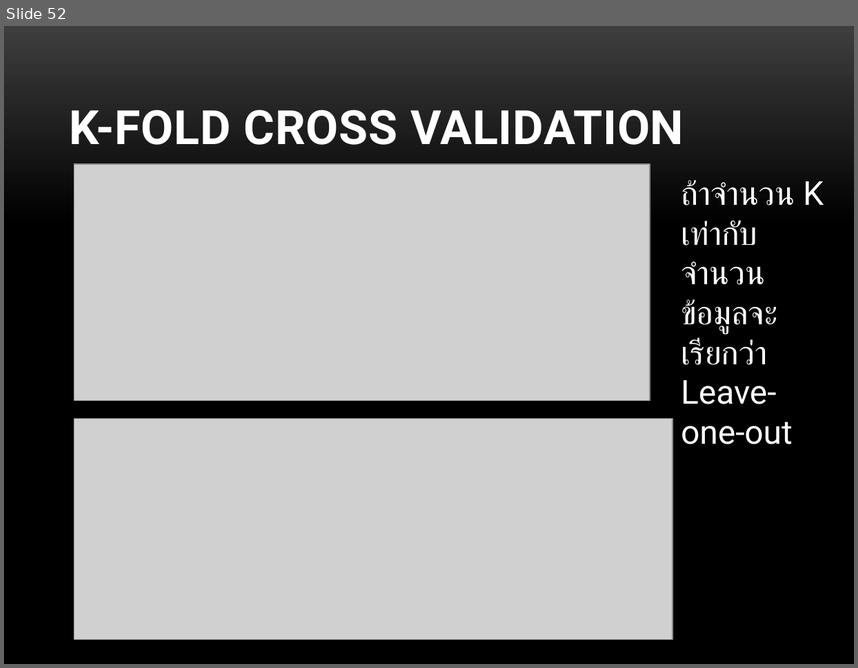
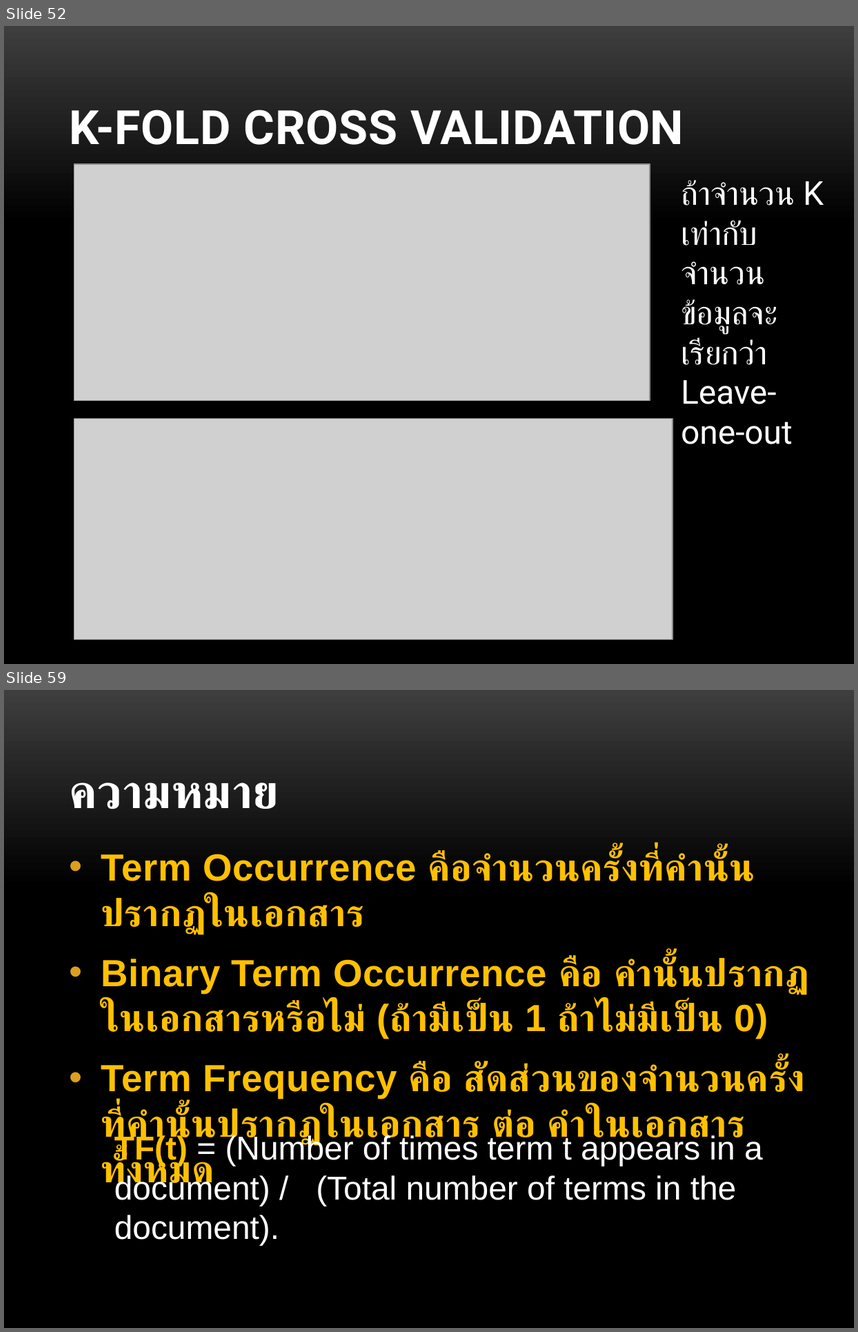
Before and after one commit to bkasinee/CLSM, a slide deck: MY_SM_CLASSIFY.pptx. Shown one above the other, each under a label of ours: slide 52 before the commit, slides 52 and 59 after it; the slides between them are not shown. The pictures are 858x668 and 858x1332 pixels, drawn with LibreOffice and Linux fonts; fonts in the diff are those of the drawing; grey boxes stand for pictures; background and template pictures are left out. Boxes give left, top, right and bottom in pixels: in the first picture for what was removed or moved away, otherwise in the second. Text is boxed around its words. In the diff, an @@ line names an element or a change of style, - is before the commit and + after.

```diff
--- a/MY_SM_CLASSIFY.pptx
+++ b/MY_SM_CLASSIFY.pptx
@@ slide 59 added at [4,690,854,1328], background picture (left out) @@
@@ title added at [69,782,279,809], 40 pt, text #FFFFFF, bold @@
+ความหมาย
@@ text added at [101,851,809,1192], 32 pt, text #FFC000, bold @@
+• Term Occurrence คือจำนวนครั้งที่คำนั้นปรากฏในเอกสาร
+• Binary Term Occurrence คือ คำนั้นปรากฏในเอกสารหรือไม่ (ถ้ามีเป็น 1 ถ้าไม่มีเป็น 0)
+• Term Frequency คือ สัดส่วนของจำนวนครั้งที่คำนั้นปรากฏในเอกสาร ต่อ คำในเอกสารทั้งหมด
@@ text added at [114,1134,763,1245], 28 pt, text #FFFFFF @@
+TF(t) = (Number of times term t appears in a document) / (Total number of terms in the document).
```
Also in this commit, not shown: 1 slide changed, 13 other slides added, 7 slides removed, 2 other files.
